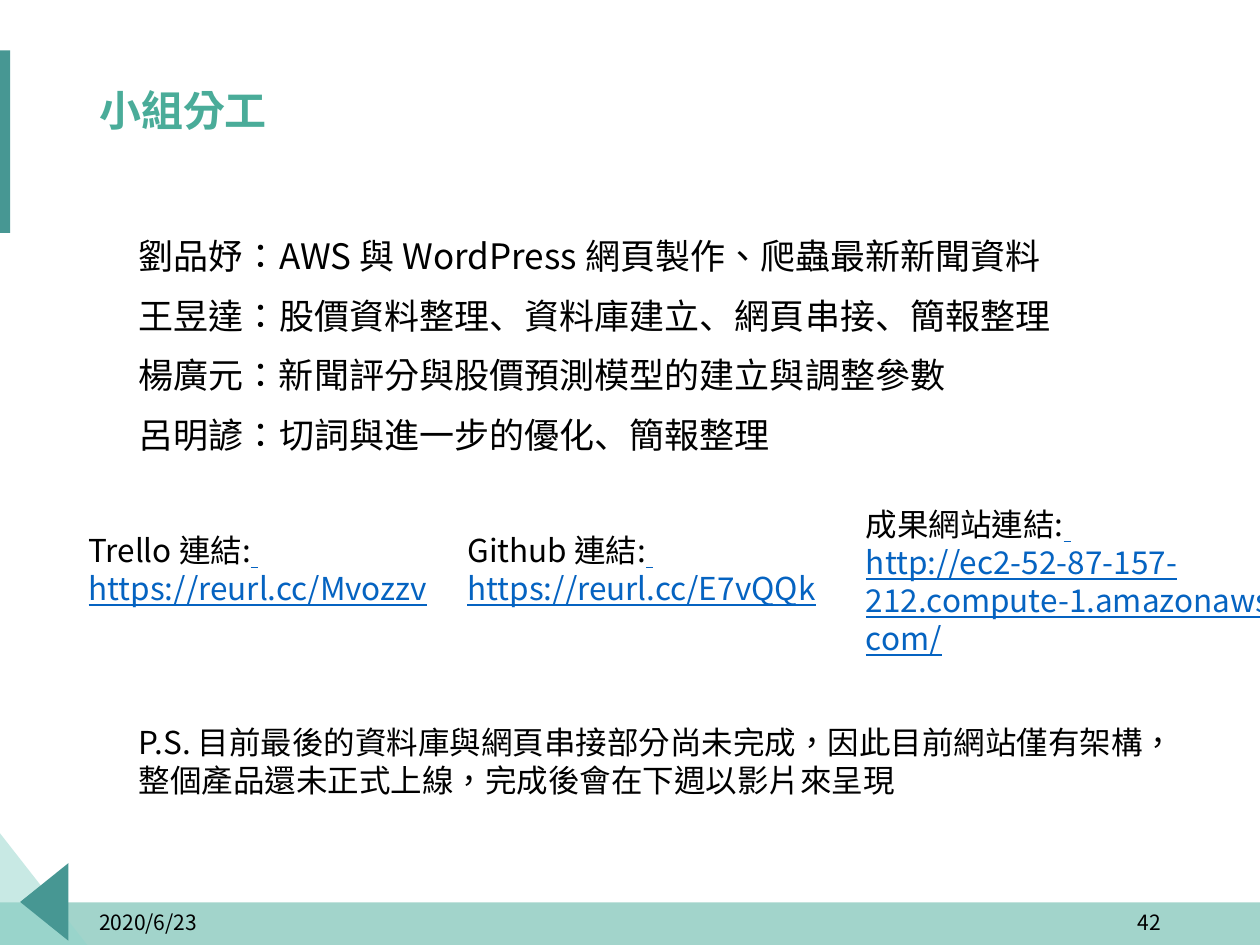
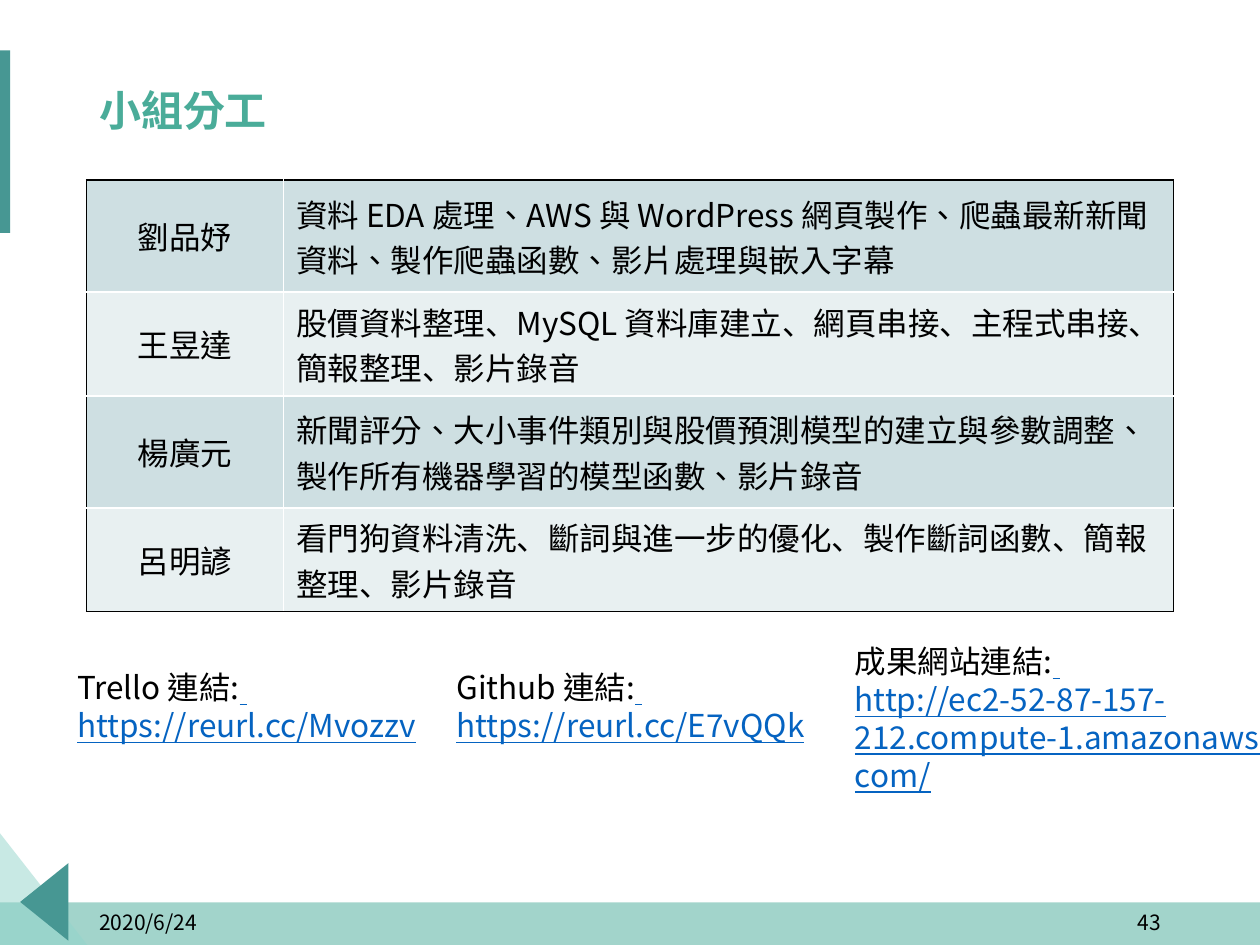
Before and after one commit to p314008dsa/Text-mining, a slide deck: slide 43 of 報告擋/玉山_題目一_組別二.pptx (slide 42 before the commit). Drawn at 1260x945 pixels with LibreOffice and Linux fonts; fonts in the diff are those of the drawing; background and template pictures are left out. Boxes give left, top, right and bottom in pixels: in the first picture for what was removed or moved away, otherwise in the second. Text is boxed around its words. In the diff, an @@ line names an element or a change of style, - is before the commit and + after.

Commit message:
PPT與主程式更新

```diff
--- a/報告擋/玉山_題目一_組別二.pptx
+++ b/報告擋/玉山_題目一_組別二.pptx
@@ table added at (87,180,1173,611), 4 rows, 2 columns @@
+劉品妤 | 資料 EDA 處理、AWS 與 WordPress 網頁製作、爬蟲最新新聞資料、製作爬蟲函數、影片處理與嵌入字幕
+王昱達 | 股價資料整理、MySQL 資料庫建立、網頁串接、主程式串接、簡報整理、影片錄音
+楊廣元 | 新聞評分、大小事件類別與股價預測模型的建立與參數調整、製作所有機器學習的模型函數、影片錄音
+呂明諺 | 看門狗資料清洗、斷詞與進一步的優化、製作斷詞函數、簡報整理、影片錄音
@@ text removed at (139,239,1051,451) @@
-劉品妤：AWS 與 WordPress 網頁製作、爬蟲最新新聞資料
-王昱達：股價資料整理、資料庫建立、網頁串接、簡報整理
-楊廣元：新聞評分與股價預測模型的建立與調整參數
-呂明諺：切詞與進一步的優化、簡報整理
@@ 3 texts: place and size @@
-3 texts at (89,509,1260,656)
+3 texts at (77,646,1260,793)
@@ text removed at (139,727,1174,795) @@
-P.S. 目前最後的資料庫與網頁串接部分尚未完成，因此目前網站僅有架構，整個產品還未正式上線，完成後會在下週以影片來呈現
@@ text at (99,913,197,934): text changed @@
-2020/6/23
+2020/6/24
@@ page number at (1137,914,1160,931): text changed @@
-42
+43
```
Also in this commit, not shown: 36 other slides changed, 1 slide added, 29 other files.
